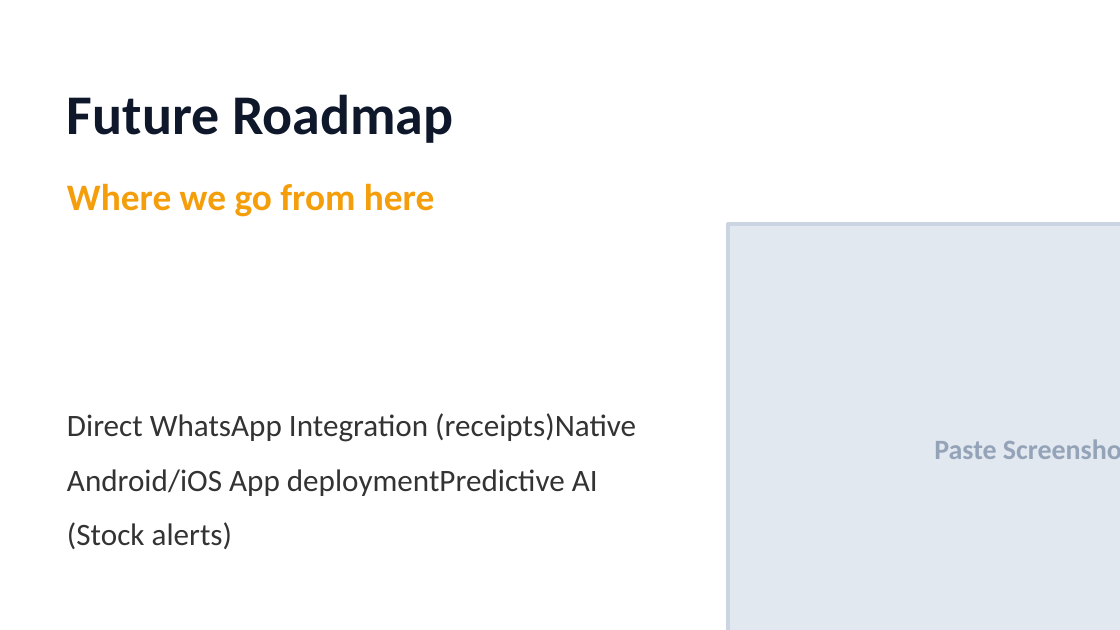
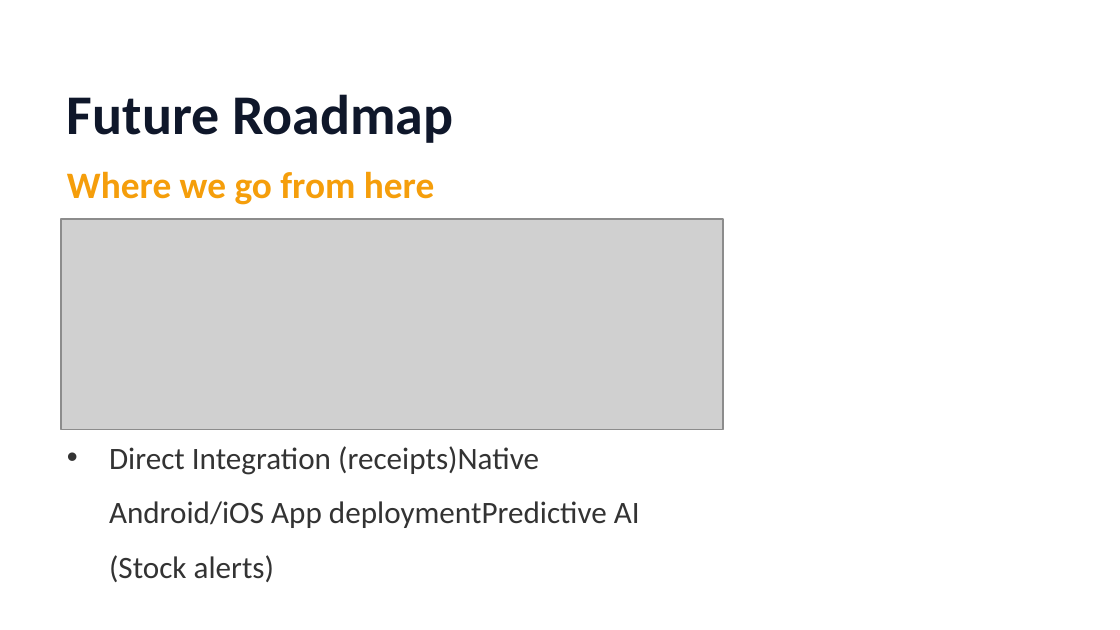
Before and after one commit to dev-sudeep018/Dukaan-Saathi, a slide deck: slide 9 of Dukaan_Saathi_Pitch.pptx. Drawn at 1120x630 pixels with LibreOffice and Linux fonts; fonts in the diff are those of the drawing; grey boxes stand for pictures. Boxes give left, top, right and bottom in pixels: in the first picture for what was removed or moved away, otherwise in the second. Text is boxed around its words. In the diff, an @@ line names an element or a change of style, - is before the commit and + after.

```diff
--- a/Dukaan_Saathi_Pitch.pptx
+++ b/Dukaan_Saathi_Pitch.pptx
@@ text "Where we go from here": place and size @@
-text "Where we go from here" at [67,183,434,217]
+text "Where we go from here" at [67,171,434,205]
@@ picture added at [60,220,722,430] @@
@@ rectangle removed at [728,224,1120,630] @@
@@ text at [109,446,640,582]: text changed @@
-• Direct WhatsApp Integration (receipts)Native Android/iOS App deploymentPredictive AI (Stock alerts)
+• Direct Integration (receipts)Native Android/iOS App deploymentPredictive AI (Stock alerts)
@@ text removed at [934,441,996,459] @@
-Paste Screenshot Here
```
Also in this commit, not shown: 9 other slides changed, 4 other files.
